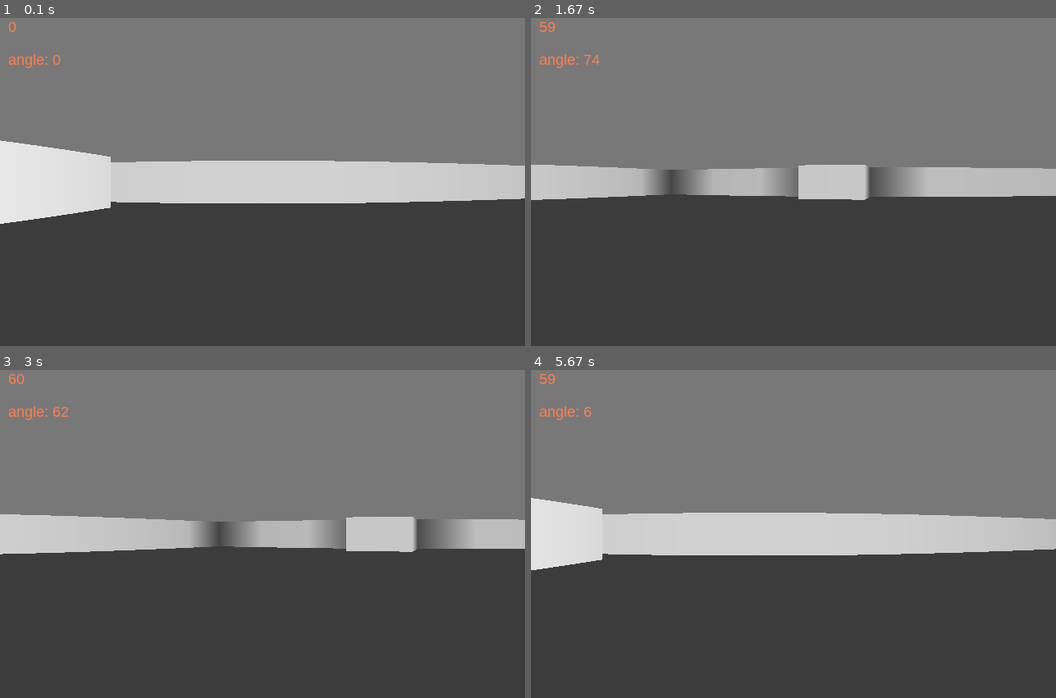
Above: before the commit, frames 1-4 (two rows, left to right).
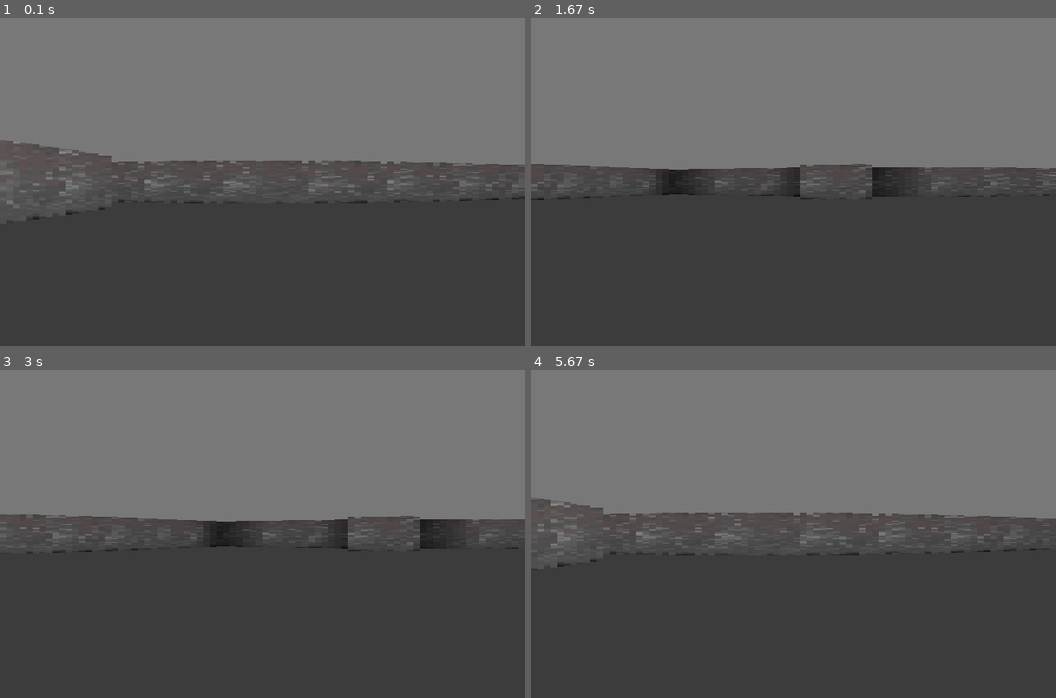
Above: after the commit, the same moments.

Repository: hukeboi/Pygame-Raycasting
Game: pygame game, started from main.py
Two runs of this game, one before a commit and one after it. Both use one fixed random seed, a clock stepped at 60 frames per second and the inputs below.
Inputs:
- Up to frame 1 (0.1 s): no input
- Up to frame 2 (1.67 s): hold Right 0.33-0.8 s; hold Right 0.83-1.3 s; hold Left from 1.33 s (still down)
- Up to frame 3 (3 s): release Left at 1.87 s; hold Left 1.9-2.37 s; hold Right from 2.4 s (still down)
- Up to frame 4 (5.67 s): release Right at 3.03 s; hold Left 3.07-3.53 s; hold Right 3.57-4.03 s; hold Right 4.07-4.53 s; hold Left 4.57-5.1 s; hold Left 5.13-5.6 s; hold Right from 5.63 s (still down)

The runs differ from the first frame. In frame 1, 14% of the frame differs, in the area x 0-100%, y 1-63%; in frame 2, 9.2%; in frame 3, 9.7%; in frame 4, 13%.

Commit message:
lisätty seinien tekstuurien piirto

Diff:
--- a/main.py
+++ b/main.py
@@ -1,12 +1,15 @@
 import pygame
 import math
+
+import textureconvert
+
 width = 640
 height = 400
 renderDistance = 20
 speed = 0.03
 speedRun = 0.1
 wallRadius = 0.1
-scale = 8
+scale = 1
 surface = pygame.display.set_mode((width,height))
 clock = pygame.time.Clock()
 
@@ -21,6 +24,7 @@
 
 #walls = ['100,102:101,102', '101,102:101,103', '100,102:100,103', '100,103:101,103', '101,102:102,102', '102,102:102,1 …(5010 unchanged characters)…
 walls =['108,99:109,99', '109,99:109,100', '108,99:108,100', '108,100:109,100', '107,100:108,100', '108,100:108,101', ' …(3117 unchanged characters)…
+texture = textureconvert.texture()
 
 def CastARay(x, y, angle):
     xOffset = 0
@@ -61,7 +65,7 @@
                     else:
                         realAmbMult = ambMultiplier2
 
-                    return [KnownX - x, realAmbMult]
+                    return [KnownX - x, realAmbMult, abs(KnownY - y)]
                 else:
                     xOffset += 1
             elif Direction == -1:
@@ -79,7 +83,7 @@
                     else:
                         realAmbMult = ambMultiplier2
 
-                    return [x - FloorKnownX, realAmbMult]
+                    return [x - FloorKnownX, realAmbMult, abs(FloorKnownY - y)]
                 else:
                     xOffset -= 1
         elif angle == 180:
@@ -97,7 +101,7 @@
                 else:
                     realAmbMult = ambMultiplier2
 
-                return [y - FloorKnownY, realAmbMult]
+                return [y - FloorKnownY, realAmbMult, abs(KnownX - x)]
             else:
                 yOffset -= 1
         elif Direction == 1:
@@ -113,7 +117,7 @@
                 elif right[0] == -1:
                     return left
 
-                return [(left[0] + right[0]) / 2, (left[1] + right[1]) / 2]
+                return [(left[0] + right[0]) / 2, (left[1] + right[1]) / 2, (left[2] + right[2]) / 2]
 
             if angle < MaxAngle_RightDown and angle > MaxAngle_UpRight:
                 UsableAngle = angle
@@ -138,7 +142,7 @@
                     else:
                         realAmbMult = ambMultiplier2
 
-                    return [math.sqrt((KnownX - x) ** 2 + (RayCastHitY - y) ** 2), realAmbMult]
+                    return [math.sqrt((KnownX - x) ** 2 + (RayCastHitY - y) ** 2), realAmbMult, abs(RayCastHitY - math.ceil(RayCastHitY))]
                 else:
                     xOffset += 1
             elif angle > MaxAngle_RightDown:
@@ -156,7 +160,7 @@
                     else:
                         realAmbMult = ambMultiplier2
 
-                    return [math.sqrt((y - FloorKnownY) ** 2 + (RayCastHitX - x) ** 2), realAmbMult]
+                    return [math.sqrt((y - FloorKnownY) ** 2 + (RayCastHitX - x) ** 2), realAmbMult, abs(math.ceil(RayCastHitX) - RayCastHitX)]
                 else:
                     yOffset -= 1
             else:
@@ -174,7 +178,7 @@
                     else:
                         realAmbMult = ambMultiplier2
 
-                    return [math.sqrt((KnownY - y) ** 2 + (RayCastHitX - x) ** 2), realAmbMult]
+                    return [math.sqrt((KnownY - y) ** 2 + (RayCastHitX - x) ** 2), realAmbMult, abs(math.floor(RayCastHitX) - RayCastHitX)]
                 else:
                     yOffset += 1
 
@@ -192,7 +196,7 @@
                 elif right[0] == -1:
                     return left
 
-                return [(left[0] + right[0]) / 2, (left[1] + right[1]) / 2]
+                return [(left[0] + right[0]) / 2, (left[1] + right[1]) / 2, (left[2] + right[2]) / 2]
             if angle < MaxAngle_LeftDown and angle > MaxAngle_UpLeft:
                 UsableAngle = angle
                 if UsableAngle < 90: UsableAngle = 90 - UsableAngle
@@ -217,7 +221,7 @@
                     else:
                         realAmbMult = ambMultiplier2
 
-                    return [math.sqrt((x - FloorKnownX) ** 2 + (RayCastHitY - y) ** 2), realAmbMult]
+                    return [math.sqrt((x - FloorKnownX) ** 2 + (RayCastHitY - y) ** 2), realAmbMult, abs(math.floor(RayCastHitY) - RayCastHitY)]
                 else:
                     xOffset -= 1
             elif angle > MaxAngle_LeftDown:
@@ -235,7 +239,7 @@
                     else:
                         realAmbMult = ambMultiplier2
 
-                    return [math.sqrt((y - FloorKnownY) ** 2 + (RayCastHitX - x) ** 2), realAmbMult]
+                    return [math.sqrt((y - FloorKnownY) ** 2 + (RayCastHitX - x) ** 2), realAmbMult, abs(math.ceil(RayCastHitX) - RayCastHitX)]
                 else:
                     yOffset -= 1
             else:
@@ -253,7 +257,7 @@
                     else:
                         realAmbMult = ambMultiplier2
 
-                    return [math.sqrt((KnownY - y) ** 2 + (RayCastHitX - x) ** 2), realAmbMult]
+                    return [math.sqrt((KnownY - y) ** 2 + (RayCastHitX - x) ** 2), realAmbMult, abs(math.floor(RayCastHitX) - RayCastHitX)]
                 else:
                     yOffset += 1
         elif Direction == 0:
@@ -270,7 +274,7 @@
                 else:
                     realAmbMult = ambMultiplier2
 
-                return [KnownY - y, realAmbMult]
+                return [KnownY - y, realAmbMult, abs(FloorKnownX - x)]
             else:
                 yOffset += 1
     return [-1]
@@ -377,12 +381,16 @@
         if distance != -1:
             DistanceMult = CalcDistMult(distance)
             if DistanceMult < 0: DistanceMult = 0
+
+            DistanceToTextureStart = 0
+            if len(rayCastReturn) >= 3:
+                DistanceToTextureStart = rayCastReturn[2]
+
             rect = pygame.Rect(currentX, 50, width/(80*scale), height * DistanceMult)
             rect.centery = height / 2
             colorMultCalculated = CalcColorMult(distance)
-            if (len(rayCastReturn) >= 2) and (rayCastReturn[1] == "b"):
-                color = (0, 0, 255)
-            elif (len(rayCastReturn) >= 2) and (rayCastReturn[1] == "g"):
+            color = (0, 0, 0)
+            if (len(rayCastReturn) >= 4) and (rayCastReturn[3] == "g"):
                 color = (0, 255, 0)
             elif (len(rayCastReturn) >= 2) and (rayCastReturn[1] == "r"):
                 color = (255, 0, 0)
@@ -391,12 +399,40 @@
                 if (len(rayCastReturn) >= 2):
                     ambientOcclusionMultiplier = -0.6*(1 - rayCastReturn[1])+1
                     if ambientOcclusionMultiplier <= 0.4: ambientOcclusionMultiplier = 0.4
-                color = (int(colorMultCalculated * ambientOcclusionMultiplier), int(colorMultCalculated * ambientOcclusionMultiplier), int(colorMultCalculated * ambientOcclusionMultiplier))
-            pygame.draw.rect(surface, color, rect)
+                totalMult = colorMultCalculated * ambientOcclusionMultiplier
+
+            pixel_array = pygame.PixelArray(surface)
+            heightTracker = 0
+            #print(abs(int(round((height/2)-((int(round(height * DistanceMult))/2))) - int(round((height/2)+((int(round(height * DistanceMult))/2)))))), int(round(height * DistanceMult)))
+            for p in range(int(round((height/2)-((height * DistanceMult)/2))), int(round((height/2)+((height * DistanceMult)/2))), 1):
+                heightTracker += 1
+                if p > 0 and p < height:
+                    if DistanceToTextureStart != 0:
+                        textleft = textureconvert.koko * DistanceToTextureStart
+                        textleft = int(round(textleft))
+
+                        textTop = heightTracker/(int(round(height * DistanceMult))) * textureconvert.koko
+                        textTop = int(round(textTop))
+                        #print(textTop)
+                        if textTop - 1 > 107:
+                            textTop = 108
+                        wallR = int(round(texture[textleft - 1][textTop - 1][0] * (totalMult/255)))
+                        wallG = int(round(texture[textleft - 1][textTop - 1][1] * (totalMult/255)))
+                        wallB = int(round(texture[textleft - 1][textTop - 1][2] * (totalMult/255)))
+                        pixel_array[int(currentX):int(currentX) + 8, p:p + 1] = (wallR, wallG, wallB)
+                    else:
+                        if color != (0, 0, 0):
+                            pixel_array[int(currentX):int(currentX) + 8, p:p + 1] = color
+                        else:
+                            pixel_array[int(currentX):int(currentX) + 8, p:p + 1] = (int(totalMult), int(totalMult), int(totalMult))
+                    #pixel_array[start_x:end_x, start_y:end_y] = my_color
+
+            pixel_array.close()
+
         currentX += width/(80*scale)
 
-    surface.blit(update_fps(), (10,0))
-    surface.blit(writeTxt(f"angle: {angleOffset}"), (10,40))
+    #surface.blit(update_fps(), (10,0))
+    #surface.blit(writeTxt(f"angle: {angleOffset}"), (10,40))
     clock.tick(60)
 
     pygame.display.flip()
--- /dev/null
+++ b/textureconvert.py
@@ -0,0 +1,21 @@
+from PIL import Image
+
+polku = "wall.png"
+koko = 108
+
+def texture():
+    texture = []
+
+    image = Image.open(polku)
+    if (koko, koko) == image.size:
+        pix = image.load()
+        for x in range(0, koko):
+            texture.append([])
+            for y in range(0, koko):
+                c = pix[x, y]
+                texture[x].append((c[0], c[1], c[2]))
+
+    else:
+        print(f'Vääränkokoinen kuva (ei {koko}x{koko})')
+
+    return texture
Binary file added: wall.png
Binary file added: wall2.png
